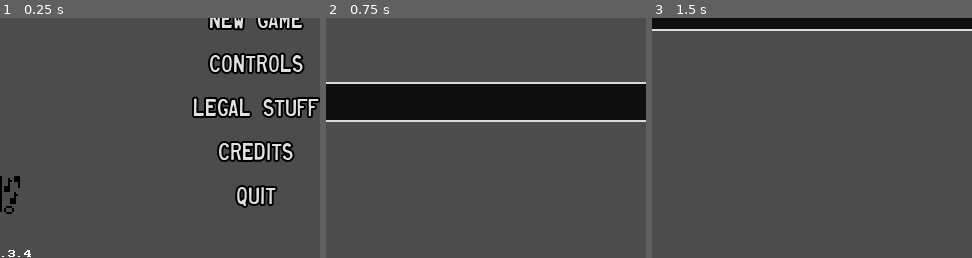
Above: before the commit, frames 1-3 (left to right).
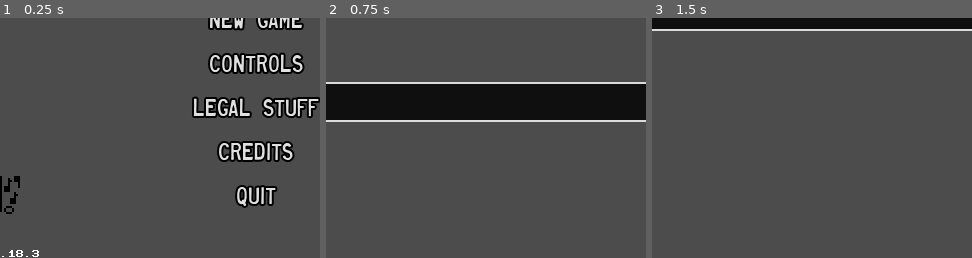
Above: after the commit, the same moments.

Repository: swashdev/minigame-madness
Game: Godot game, scene res://master/scenes/master.tscn
Two runs of this game, one before a commit and one after it. Both use one fixed random seed, a clock stepped at 60 frames per second and the inputs below.
Inputs (mouse positions are % of the whole screen's width and height, from its top left):
- Up to frame 1 (0.25 s): no input
- Up to frame 2 (0.75 s): click "New Game" at 0.5 s
- Up to frame 3 (1.5 s): tap Enter at 1.25 s; move the mouse to (72, 45) at 1.27 s; hold Right (move_right) from 1.28 s (still down); hold Space (action) from 1.28 s (still down)
The pictures show only the part of the screen within x 10-60%, y 50-100%; the shares and areas given below are measured in that part.

The runs differ from the first frame. In frame 1, 0.1% of the frame differs, in the area x 2-13%, y 96-100%; in frame 2, nothing differs; in frame 3, nothing differs.

Commit message:
[META] increment version number & update README.
The version number has been updated to 21.5.5-alpha and the README has
been updated to include the correct number of minigames and a note about
Godot Engine license compliance.

Diff:
--- a/master/scenes/master.tscn
+++ b/master/scenes/master.tscn
@@ -8,8 +8,8 @@
 [node name="Master" type="Node"]
 script = ExtResource( 2 )
 _version_year = 21
-_version_week = 3
-_version_day = 4
+_version_week = 18
+_version_day = 3
 
 [node name="Main" parent="." instance=ExtResource( 1 )]
 
Not shown, changed: README.md
